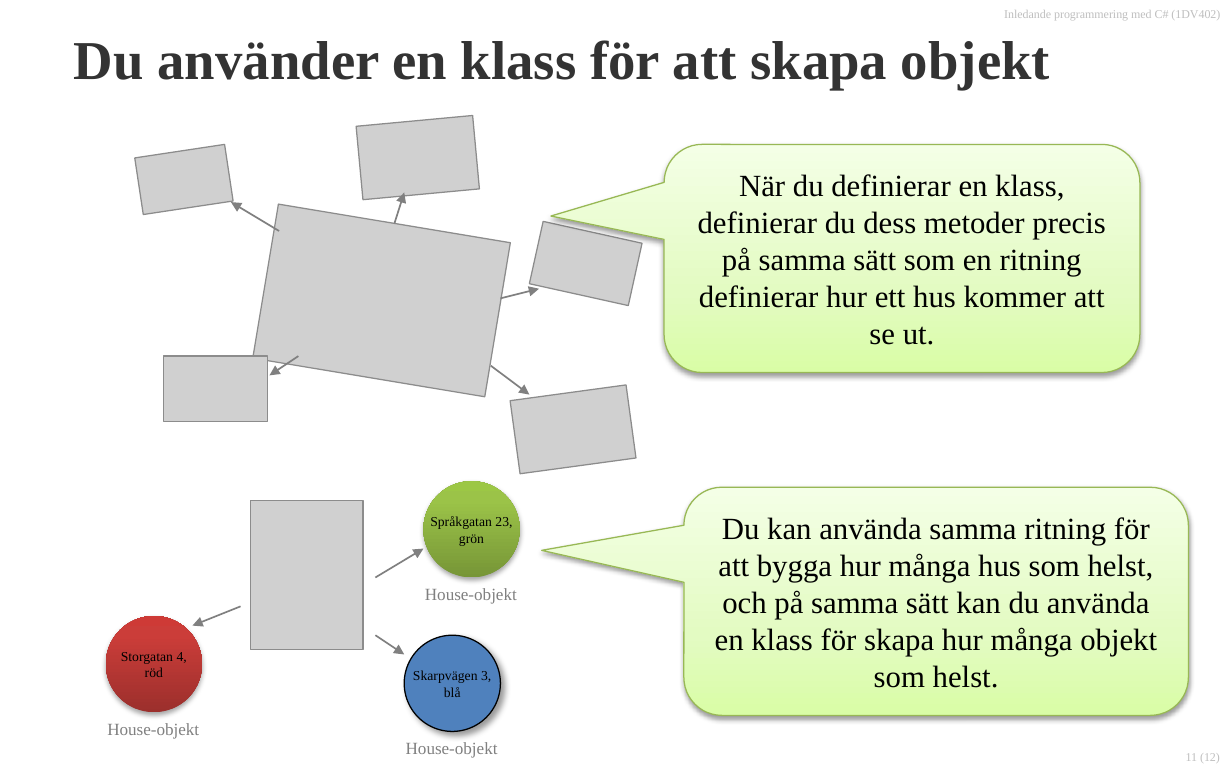
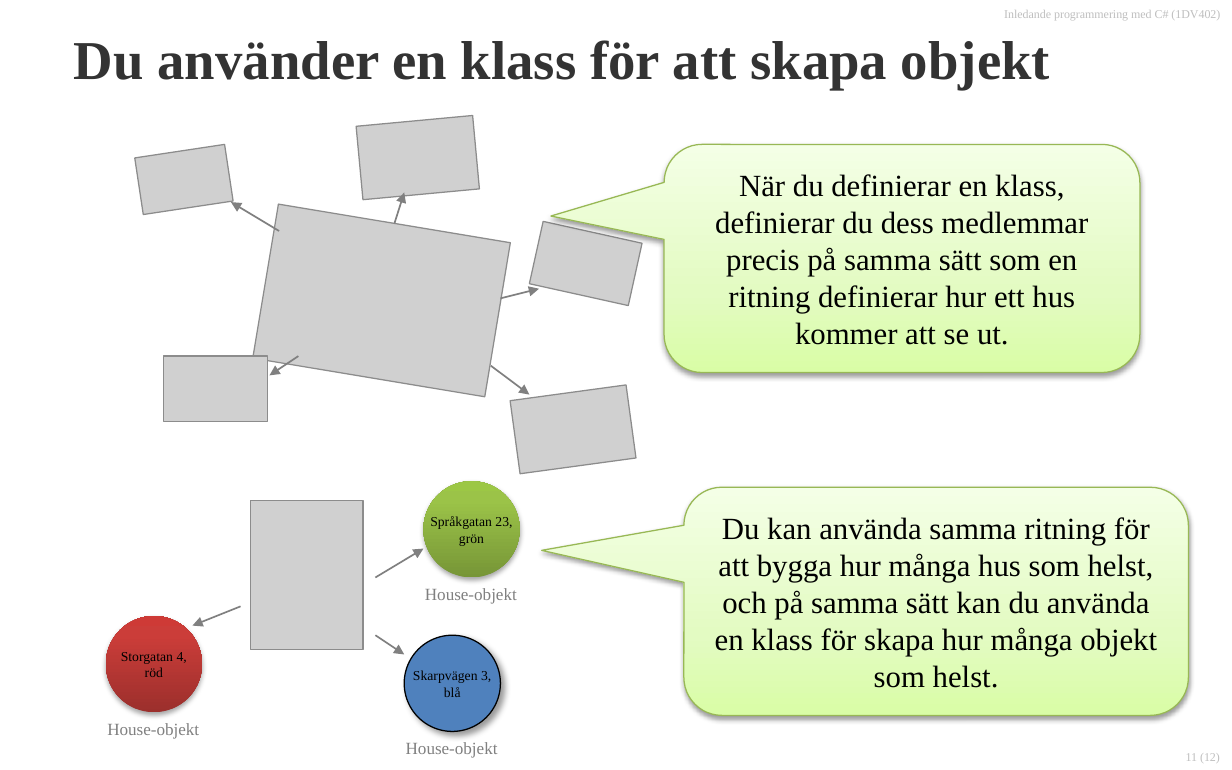
Before and after one commit to 1dv402/kursmaterial, a slide deck: slide 11 of Presentationsmaterial/Dokument/2.1 Klasser och objekt.pptx. Drawn at 1232x770 pixels with LibreOffice and Linux fonts; fonts in the diff are those of the drawing; grey boxes stand for pictures; background and template pictures are left out. Boxes give left, top, right and bottom in pixels: in the first picture for what was removed or moved away, otherwise in the second. Text is boxed around its words. In the diff, an @@ line names an element or a change of style, - is before the commit and + after.

```diff
--- a/Presentationsmaterial/Dokument/2.1 Klasser och objekt.pptx
+++ b/Presentationsmaterial/Dokument/2.1 Klasser och objekt.pptx
@@ text in rounded speech box at bbox=[715, 174, 1088, 345]: text changed @@
-När du definierar en klass, definierar du dess metoder precis på samma sätt som en ritning definierar hur ett hus kommer att se ut.
+När du definierar en klass, definierar du dess medlemmar precis på samma sätt som en ritning definierar hur ett hus kommer att se ut.
```
Also in this commit, not shown: 1 other file.
